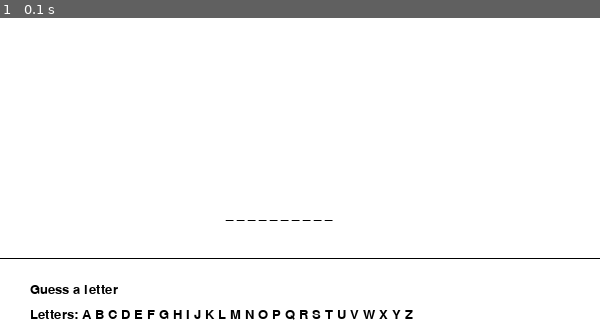
Above: before the commit, frame 1.
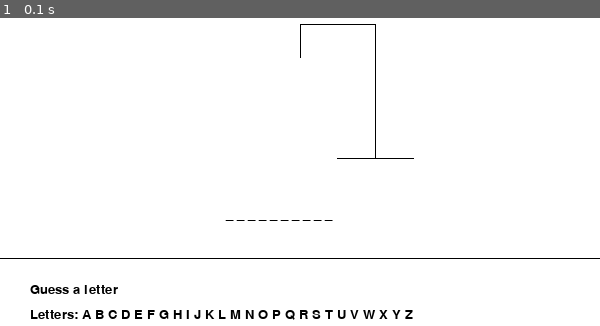
Above: after the commit, the same moment.

Repository: allysonja/hangman_pygame
Game: pygame game, started from maingame.py
The game is run twice, just before and just after one commit, with the same random seed, the same clock (stepped at 60 frames per second) and the same inputs.
Inputs:
- Up to frame 1 (0.1 s): no input

The runs differ from the first frame. In frame 1, 0.2% of the frame differs, in the area x 50-69%, y 1-46%.

Commit message:
added hangman tower to game with pygame.draw

Diff:
--- a/maingame.py
+++ b/maingame.py
@@ -67,6 +67,17 @@
 			notice = "You already guessed that letter! Try one of the remaining letters in the alphabet!"
 		guess = ""
 
+	# draw hangman #
+		# draw hangman tower #
+			# baseline #
+	pygame.draw.line(canvas, BLACK, [WIDTH // 2 + WIDTH // 16, HEIGHT // 2], [WIDTH // 2 + WIDTH // 4 - WIDTH // 16, HEIGHT // 2], 1)
+			# tall pole #
+	pygame.draw.line(canvas, BLACK, [WIDTH // 2 + WIDTH // 8, HEIGHT // 2], [WIDTH // 2 + WIDTH // 8, HEIGHT // 6], 1)
+			# horizontal line #
+	pygame.draw.line(canvas, BLACK, [WIDTH // 2, HEIGHT // 6], [WIDTH // 2 + WIDTH // 8, HEIGHT // 6], 1)
+			# small pole #
+	pygame.draw.line(canvas, BLACK, [WIDTH // 2, HEIGHT // 6 + HEIGHT // 12], [WIDTH // 2, HEIGHT // 6], 1)
+
 	# create labels for gameplay #
 
 	# word display label #
